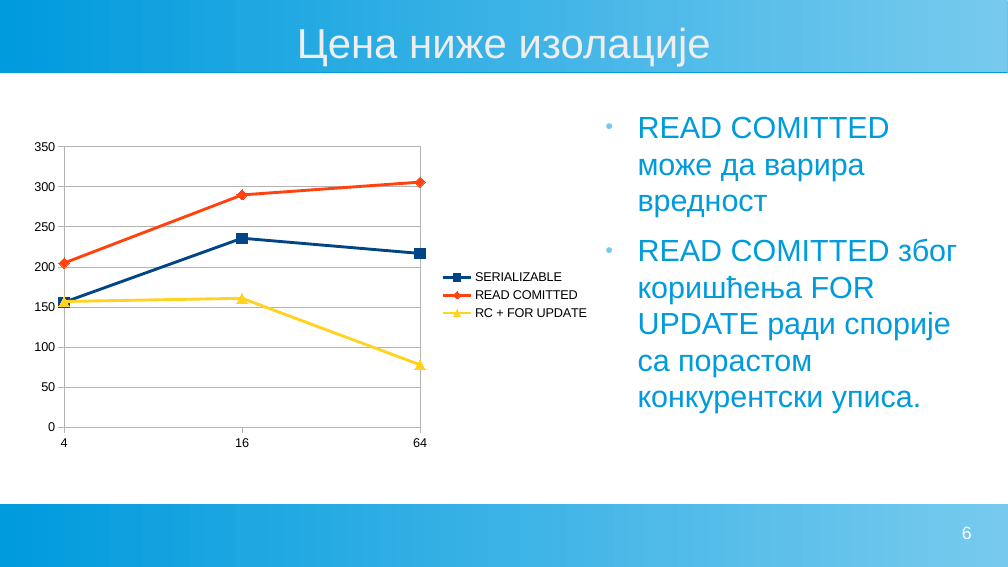
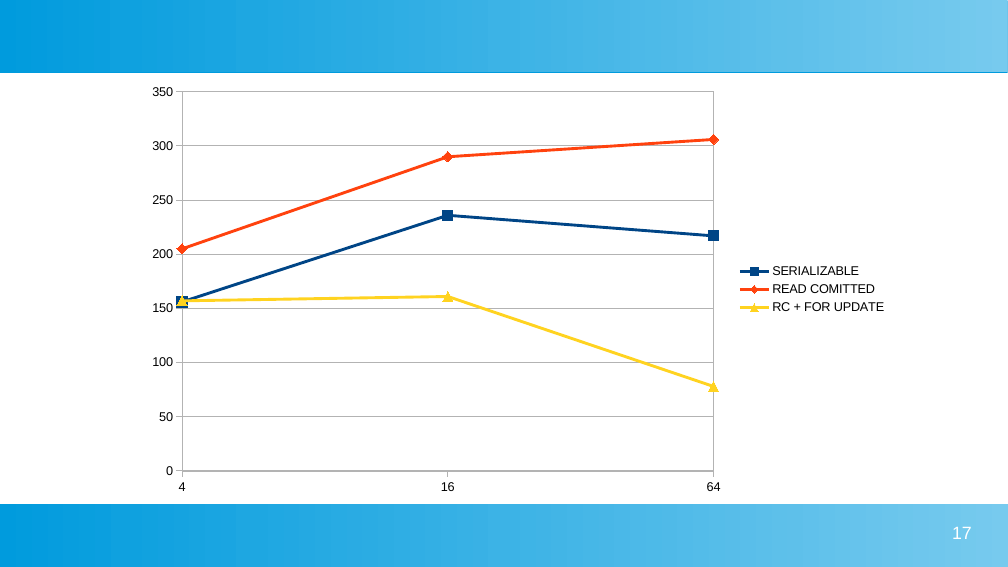
Before and after one commit to AleksaMilojkovic17252/db-seminar-2, a slide deck: slide 17 of seminar.odp (slide 6 before the commit). Drawn at 1008x567 pixels with LibreOffice and Linux fonts; fonts in the diff are those of the drawing. Boxes give left, top, right and bottom in pixels: in the first picture for what was removed or moved away, otherwise in the second. Text is boxed around its words. In the diff, an @@ line names an element or a change of style, - is before the commit and + after.

Commit message:
Fixed presentation

```diff
--- a/seminar.odp
+++ b/seminar.odp
@@ title removed at (297,27,711,67) @@
-Цена ниже изолације
@@ line chart: place and size @@
-line chart at (23,134,599,457)
+line chart at (137,76,896,503)
@@ text removed at (638,116,957,413) @@
-● READ COMITTED може да варира вредност
-● READ COMITTED због коришћења FOR UPDATE ради спорије са порастом конкурентски уписа.
@@ page number at (952,527,972,539): text changed @@
-6
+17
```
Also in this commit, not shown: 1 other slide changed, 18 slides added, 6 slides removed, 1 other file.
